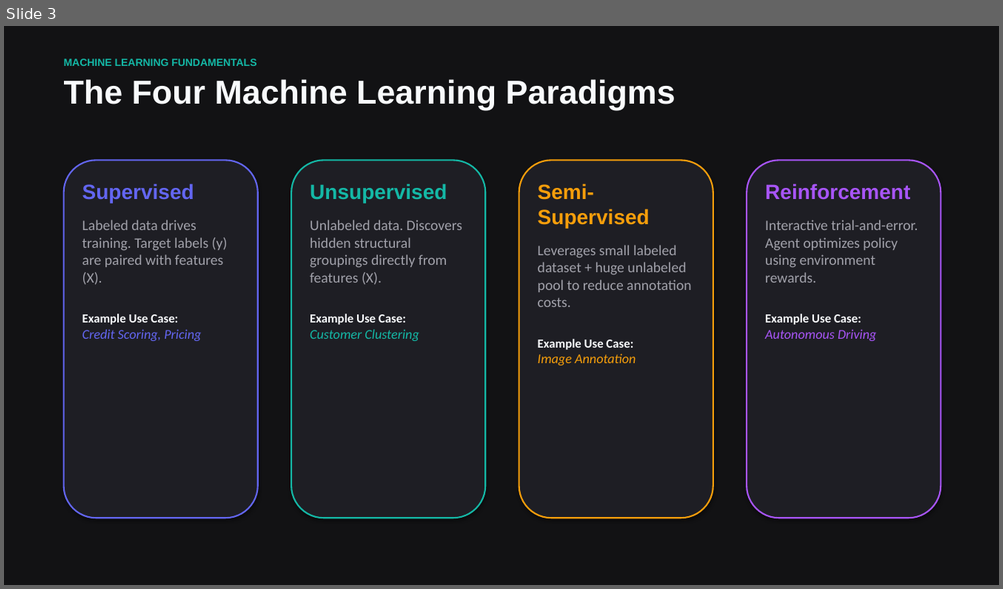
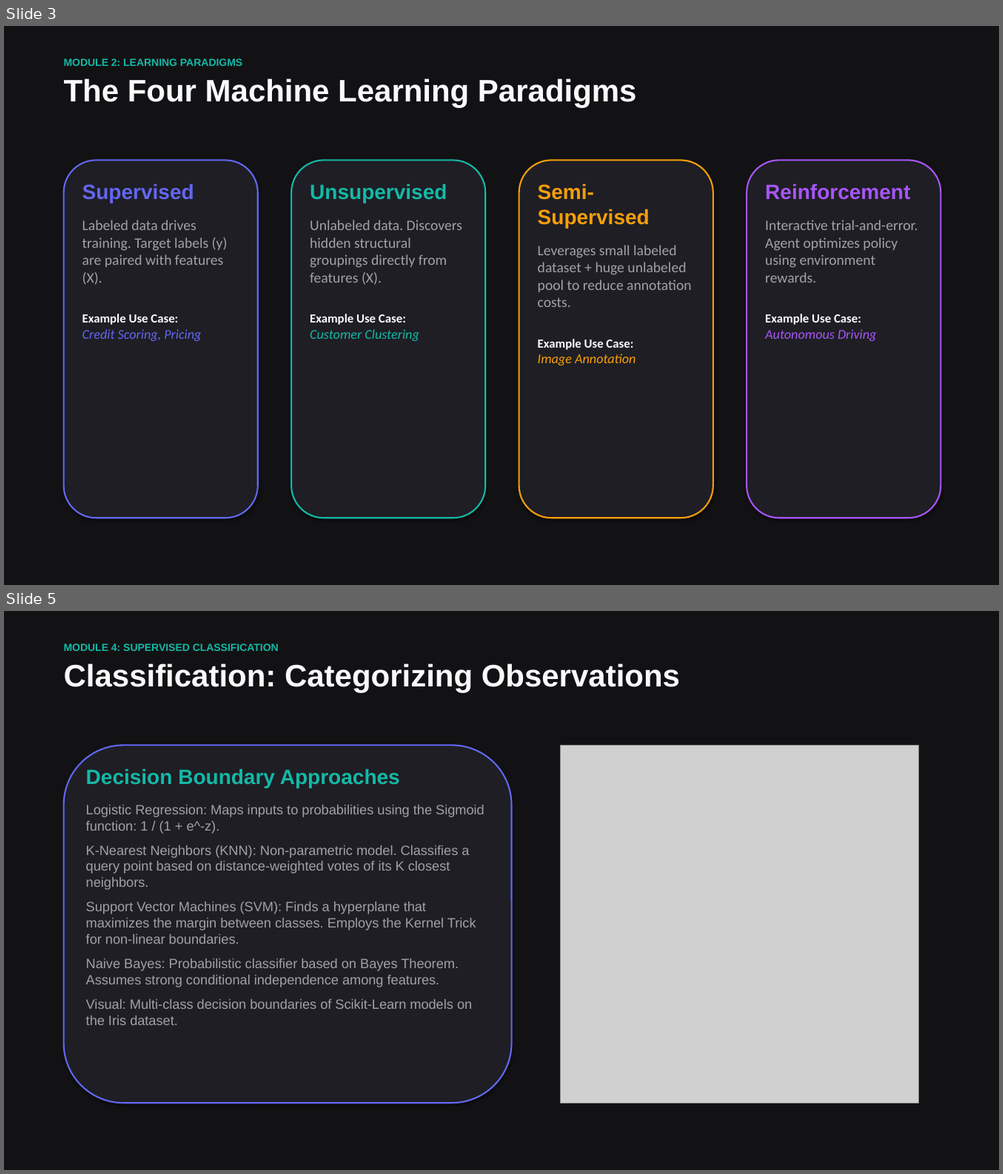
Before and after one commit to vdonthireddy/ai-course, a slide deck: machine_learning_fundamentals.pptx. Shown one above the other, each under a label of ours: slide 3 before the commit, slides 3 and 5 after it; the slides between them are not shown. The pictures are 1003x589 and 1003x1174 pixels, drawn with LibreOffice and Linux fonts; fonts in the diff are those of the drawing; grey boxes stand for pictures. Boxes give left, top, right and bottom in pixels: in the first picture for what was removed or moved away, otherwise in the second. Text is boxed around its words. In the diff, an @@ line names an element or a change of style, - is before the commit and + after.

Commit message:
feat: expand ML presentation to 21 slides covering all modules, scratch code, LLM chapters, and mathematical glossary with auto-scaled plots

```diff
--- a/machine_learning_fundamentals.pptx
+++ b/machine_learning_fundamentals.pptx
@@ slide 5 added at (x1=4, y1=611, x2=999, y2=1170), background #121214 @@
@@ text added at (x1=64, y1=644, x2=279, y2=651), 10 pt, text #14B8A6, bold @@
+MODULE 4: SUPERVISED CLASSIFICATION
@@ text added at (x1=64, y1=664, x2=680, y2=692), 30 pt, text #F8FAFC, bold @@
+Classification: Categorizing Observations
@@ rounded rectangle added at (x1=64, y1=745, x2=512, y2=1103), fill #1E1E24, outline #6366F1 1.5 pt @@
@@ picture added at (x1=560, y1=745, x2=918, y2=1103) @@
@@ text added at (x1=86, y1=769, x2=484, y2=1025), 13 pt, text #A1A1AA @@
+Decision Boundary Approaches
+Logistic Regression: Maps inputs to probabilities using the Sigmoid function: 1 / (1 + e^-z).
+K-Nearest Neighbors (KNN): Non-parametric model. Classifies a query point based on distance-weighted votes of its K closest neighbors.
+Support Vector Machines (SVM): Finds a hyperplane that maximizes the margin between classes. Employs the Kernel Trick for non-linear boundaries.
+Naive Bayes: Probabilistic classifier based on Bayes Theorem. Assumes strong conditional independence among features.
+Visual: Multi-class decision boundaries of Scikit-Learn models on the Iris dataset.
@@ slide 3 changed as well @@
@@ text at (x1=64, y1=59, x2=242, y2=66): text changed @@
-MACHINE LEARNING FUNDAMENTALS
+MODULE 2: LEARNING PARADIGMS
@@ text "The Four Machine Learning Paradigms" at (x1=64, y1=79, x2=637, y2=107): size 32 to 30 pt @@
```
Also in this commit, not shown: 5 other slides changed, 14 other slides added, 4 slides removed, 1 other file.
